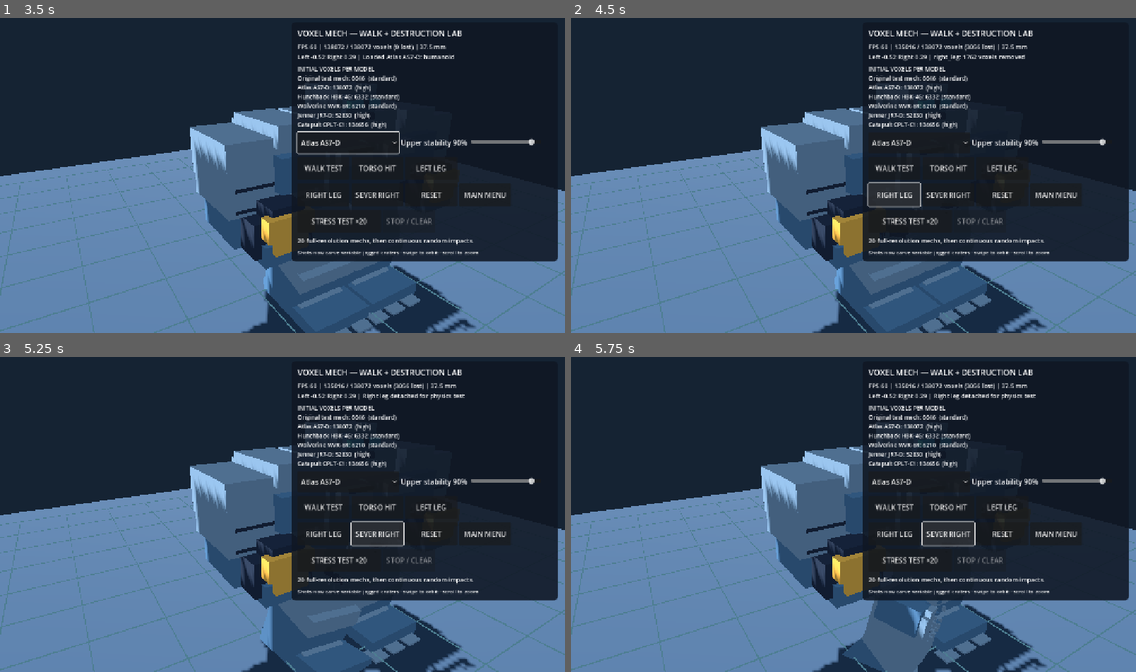
Above: before the commit, frames 1-4 (two rows, left to right).
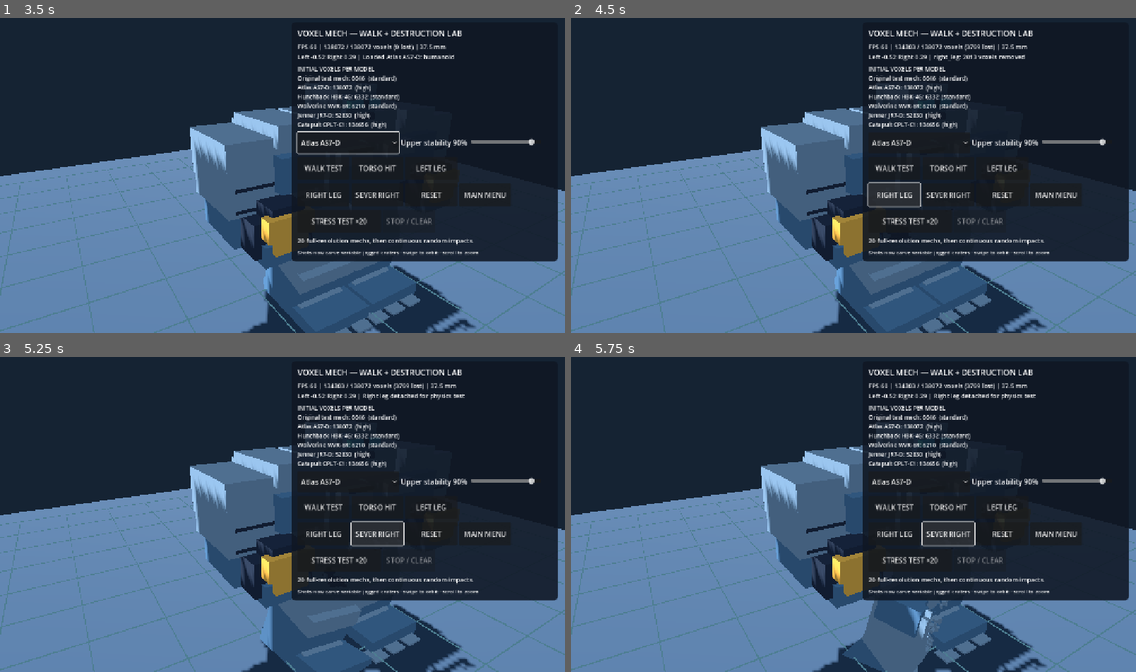
Above: after the commit, the same moments.

Repository: drag0nblad3/BtechMobile
Game: Godot game, scene res://scenes/voxel_mech_lab.tscn
Same seed, same stepped clock (60 frames per second), same inputs: the game is played once before the commit and once after it. This scene is started directly instead of the project's main scene.
Inputs:
- Up to frame 1 (3.5 s): click "Original test mech" at 0.5 s; click "WALK TEST" at 1.25 s; click "Atlas AS7-D" at 2 s; click "TORSO HIT" at 2.75 s
- Up to frame 2 (4.5 s): click "LEFT LEG" at 3.5 s; click "RIGHT LEG" at 4.25 s
- Up to frame 3 (5.25 s): click "SEVER RIGHT" at 5 s
- Up to frame 4 (5.75 s): no input

Frame 1 is identical in both runs. In frame 2, less than 0.1% of the frame differs, in the area x 58-73%, y 8-14%; in frame 3, less than 0.1%; in frame 4, 0.1%, in the area x 58-73%, y 8-90%.

Commit message:
Widen irregular damage into multi-lobed part-scaled surface patches: src/view/units/voxel_part.gd

Diff:
--- a/src/view/units/voxel_part.gd
+++ b/src/view/units/voxel_part.gd
@@ -154,15 +154,17 @@
 	rng.seed = seed
 	var axes := Vector3(rng.randf_range(0.83, 1.28),
 			rng.randf_range(0.83, 1.28), rng.randf_range(0.83, 1.28))
-	var cluster_count := rng.randi_range(1, 3)
+	# Distributed gouges and secondary fractures extend the damage footprint
+	# across a meaningful area of this part, not one tiny round puncture.
+	var cluster_count := rng.randi_range(6, 9)
 	var clusters: Array[Vector4] = []
 	for i in cluster_count:
 		clusters.append(Vector4(
-				center.x + rng.randf_range(-0.55, 0.55) * radius,
-				center.y + rng.randf_range(-0.55, 0.55) * radius,
-				center.z + rng.randf_range(-0.55, 0.55) * radius,
-				radius * rng.randf_range(0.32, 0.56)))
-	var extent := radius * 1.75 + voxel_size
+				center.x + rng.randf_range(-1.05, 1.05) * radius,
+				center.y + rng.randf_range(-1.05, 1.05) * radius,
+				center.z + rng.randf_range(-1.05, 1.05) * radius,
+				radius * rng.randf_range(0.34, 0.68)))
+	var extent := radius * 2.0 + voxel_size
 	var low := Vector3i(floori((center.x - extent) / voxel_size),
 			floori((center.y - extent) / voxel_size),
 			floori((center.z - extent) / voxel_size))
